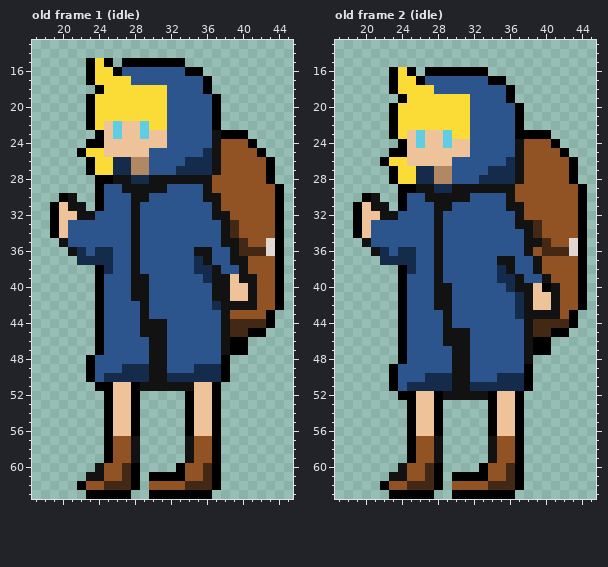
One commit to this pixel-art file: Assets/DawnyArt/pyphoodie.aseprite. The picture above is the old version.
64x64 pixels, 26 frames. Shown: old frame 1 (idle): x 17..45, y 13..63; old frame 2 (idle): x 17..45, y 13..63. The commit also changed other frames, which this record leaves out.
Now the later version:
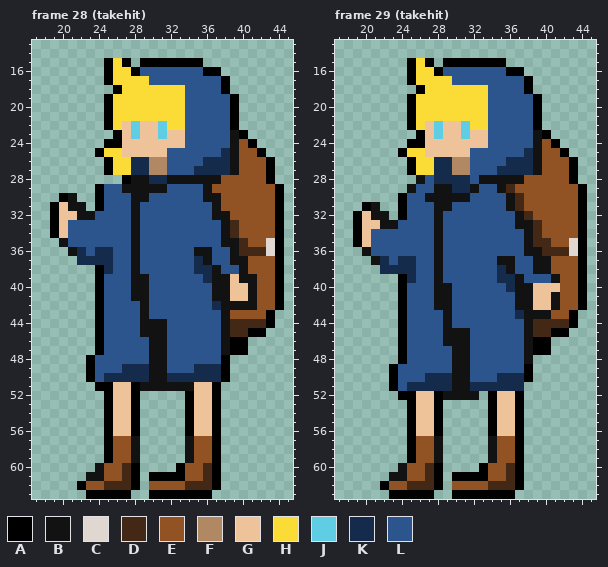
Palette (. is transparent): A #000000  B #121212  C #e0d7d0  D #422815  E #915224  F #b08863  G #eec39a  H #fbdc36  J #5fcde4  K #142b4b  L #2c558d
A new or re-ordered frame is compared with the old frame closest to it.
What changed:
frames 26 -> 30
layer "Layer 1" added
Frame 28 (takehit) is new; against old frame 1 (idle), layers "Layer 1", "bag":
y 15: x 23..24 AH -> ..; x 26 . -> H; x 28 A -> .; x 34..35 .. -> AA
y 16: x 23..28 AHHALL -> ..AHHA; x 34..37 AA.. -> LLAA
y 17: x 23..25 AHH -> ..A; x 28..29 LL -> HH; x 36..38 A.. -> LLA
y 18: x 24..26 AHH -> ..A; x 32..33 LL -> HH; x 36..38 A.. -> LLA
y 19..21: x 23..25 AHH -> ..A; x 32..33 LL -> HH; x 37..39 A.. -> LLA
y 22: x 23..26 AHGJ -> ..AH; x 28..33 GJHHLL -> JGGJHH; x 37..39 A.. -> LLA
y 23: x 24..26 AGJ -> ..A; x 28..29 GJ -> JG; x 31..33 GLL -> JGG; x 37..39 BAA -> LLB
y 24: x 23..26 AAGG -> ..AA; x 32..33 LL -> GG; x 37..39 BEE -> LLB
y 25: x 22..26 AHHGG -> ..AHH; x 30..31 LL -> GG; x 36..39 KBEE -> LLKB
y 26: x 23..31 AHHKKFFLL -> ..AHHKKFF; x 34..35 KK -> LL; x 37..39 BEE -> KKB
y 27: x 23..31 AHHKKFFLL -> ..AHHKKFF; x 33..34 KK -> LL; x 37..39 BEE -> KKB
y 28: x 24..31 AABBKKBB -> ...ABBKK; x 37 E -> B
Frame 29 (takehit) is new; against old frame 2 (idle), layers "Layer 1", "bag":
y 15: x 25..27 ... -> AHA; x 29..35 ....... -> AAAAAAA
y 16: x 23..24 AH -> ..; x 26..27 .A -> HH; x 29..37 AAAAA.... -> LLLLLLLAA
y 17: x 23..29 AHHALLL -> ..AHHHH; x 34..38 AA... -> LLLLA
y 18: x 23..26 AHHH -> ...A; x 28..33 LLLLLL -> HHHHHH; x 36..38 A.. -> LLA
y 19: x 24..25 AH -> .A; x 32..33 LL -> HH; x 36..39 A... -> LLLA
y 20..21: x 23..25 AHH -> ..A; x 32..33 LL -> HH; x 37..39 A.. -> LLA
y 22: x 23..25 AHH -> ..A; x 27..33 HHHHHLL -> GJGGJHH; x 37..39 A.. -> LLA
y 23: x 23..26 AHGJ -> ...A; x 28..33 GJHHLL -> JGGJGG; x 37..39 AAA -> LLB
y 24: x 24..26 AGJ -> .AA; x 29 J -> G; x 32..33 LL -> GG; x 37..39 BEE -> LLB
y 25: x 23 A -> .; x 25..26 GG -> HH; x 37..39 BEE -> LKB
y 26: x 22..31 AHHGGGGGLL -> ...AHHKKFF; x 37..39 BEE -> KKB
y 27: x 23..31 AHHKKFFLL -> ..AHHKKFF; x 34 K -> L; x 37..39 BEE -> KKB
y 28: x 23..31 AHHKKFFLL -> ...BLKKKK; x 33..36 KKKK -> BBBB
y 29: x 24..31 AABBKKBB -> .BLLBBKK; x 33..34 BB -> LL; x 36 B -> D
y 30: x 20..21 AB -> ..; x 37 E -> D
y 31: x 19..20 AG -> .A; x 22 B -> .; x 37 B -> D
y 32: x 21 G -> B; x 23..24 BL -> .A; x 38 E -> D
y 33: x 21..23 LLL -> GBB
y 35: x 19..20 .B -> AG; x 39 B -> D
y 36: x 20..22 .BK -> BLL; x 24..25 KK -> LL; x 39 E -> B
y 37: x 21 . -> B; x 23 K -> L; x 40 E -> B
y 38: x 22..24 ..A -> KKK; x 40 E -> B
y 39: x 25 L -> K; x 40..41 BE -> LB
y 40: x 40..41 AB -> GG
y 41..42: x 37 K -> B
y 43: x 41 B -> E
y 51: x 38 A -> .
y 52: x 33 B -> .
Where, in picture pixels (left, top, right, bottom), the same in both pictures:
changed: (77, 58, 239, 184)
changed: (353, 58, 560, 319)
erased: (524, 382, 533, 391)
erased: (479, 391, 488, 400)
